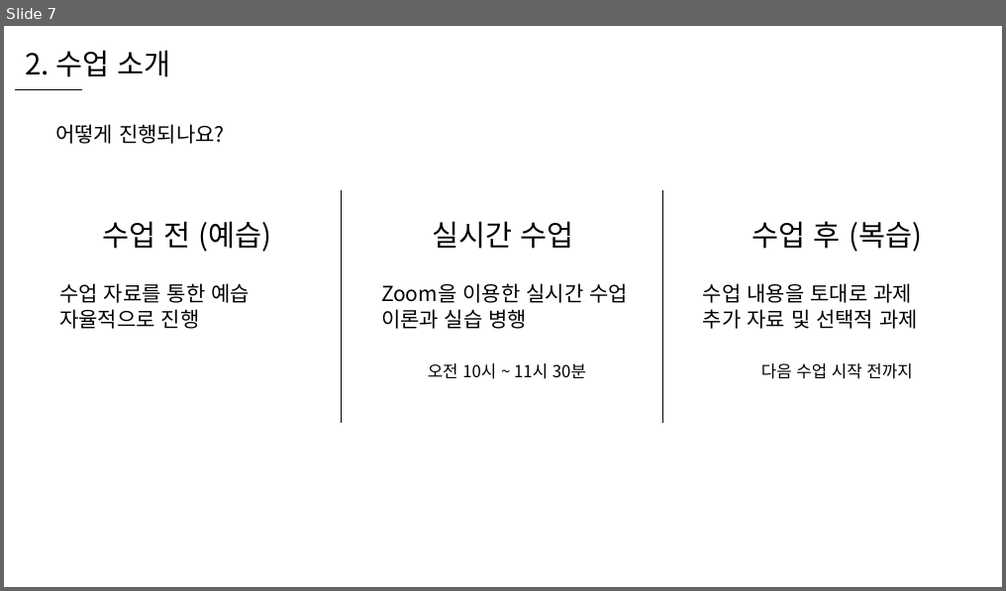
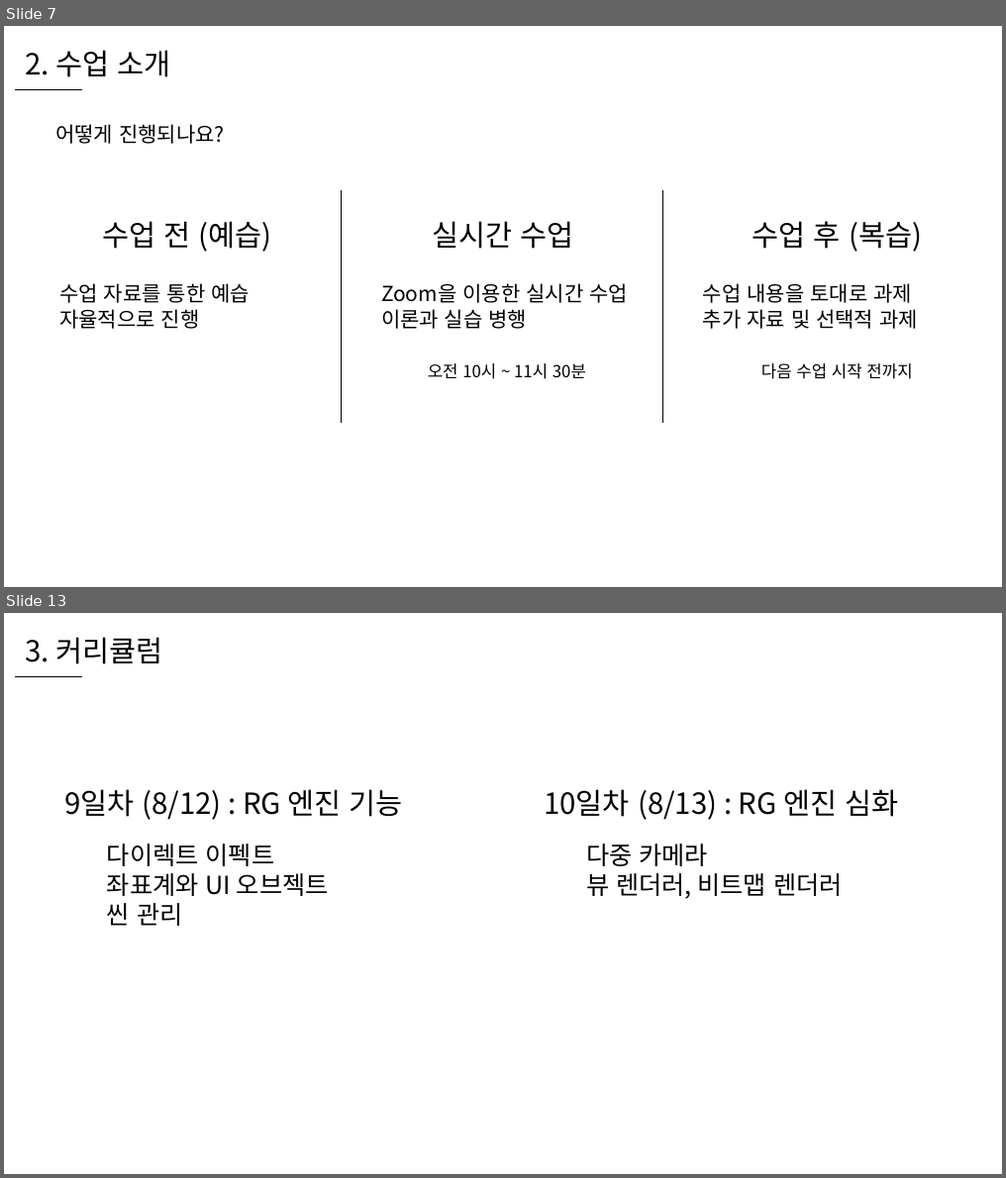
Before and after one commit to WooLyung/2021-RG-Lecture, a slide deck: 수업 자료/0 - 수업 소개.pptx. Shown one above the other, each under a label of ours: slide 7 before the commit, slides 7 and 13 after it; the slides between them are not shown. The pictures are 1006x591 and 1006x1178 pixels, drawn with LibreOffice and Linux fonts; fonts in the diff are those of the drawing. Boxes give left, top, right and bottom in pixels: in the first picture for what was removed or moved away, otherwise in the second. Text is boxed around its words. In the diff, an @@ line names an element or a change of style, - is before the commit and + after.

```diff
--- a/수업 자료/0 - 수업 소개.pptx
+++ b/수업 자료/0 - 수업 소개.pptx
@@ slide 13 added at (4, 613, 1002, 1174), background #FFFFFF @@
@@ text added at (26, 637, 163, 664), 28 pt, text #000000 @@
+3. 커리큘럼
@@ line added from (15, 676) to (82, 676), #000000 0.5 pt @@
@@ text added at (64, 789, 403, 820), 28 pt, text #000000 @@
+9일차 (8/12) : RG 엔진 기능
@@ text added at (544, 789, 898, 820), 28 pt, text #000000 @@
+10일차 (8/13) : RG 엔진 심화
@@ text added at (107, 844, 329, 926), 24 pt, text #000000 @@
+다이렉트 이펙트
+좌표계와 UI 오브젝트
+씬 관리
@@ text added at (586, 844, 843, 899), 24 pt, text #000000 @@
+다중 카메라
+뷰 렌더러, 비트맵 렌더러
```
Also in this commit, not shown: 2 slides changed, 5 other slides added.
